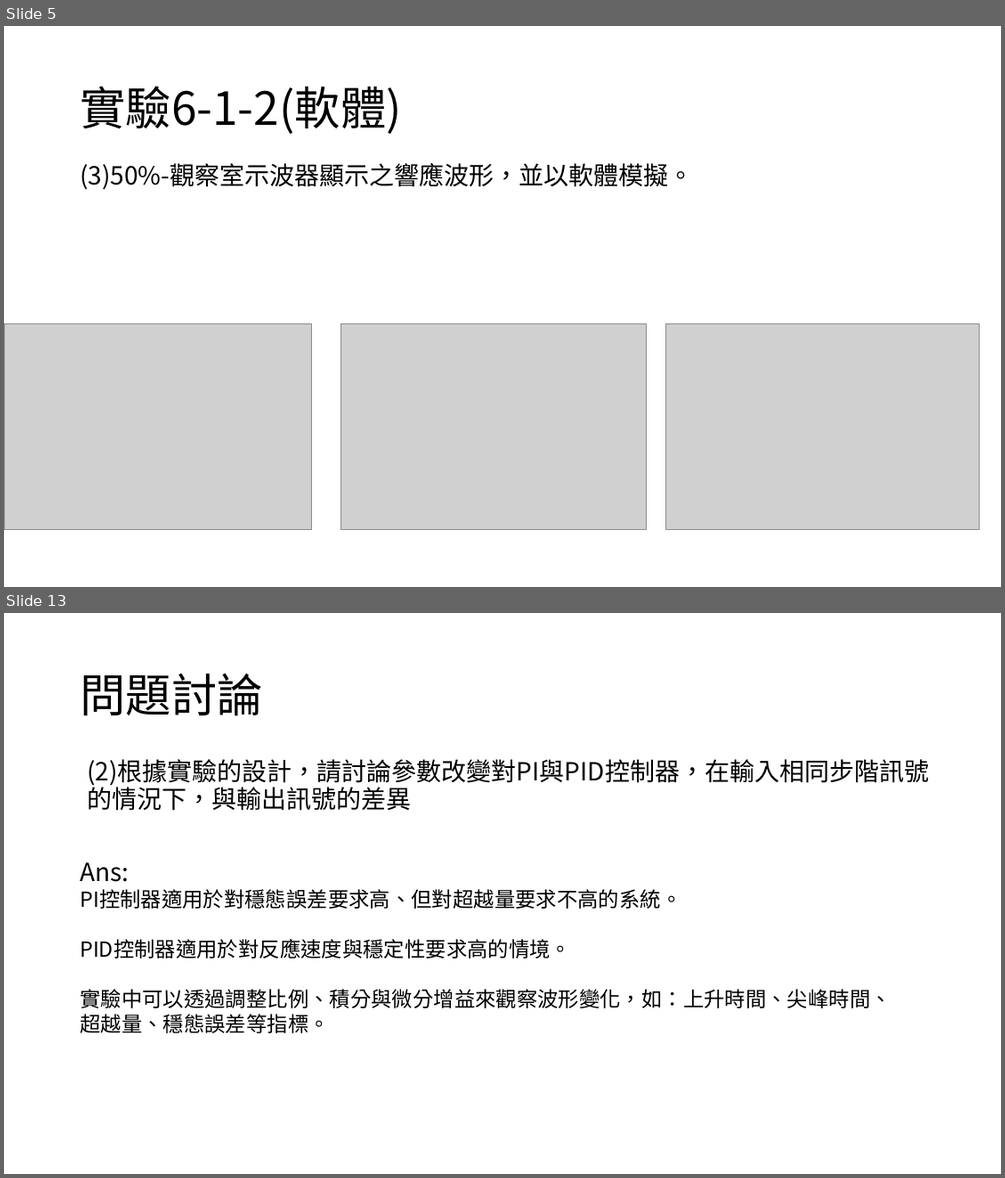
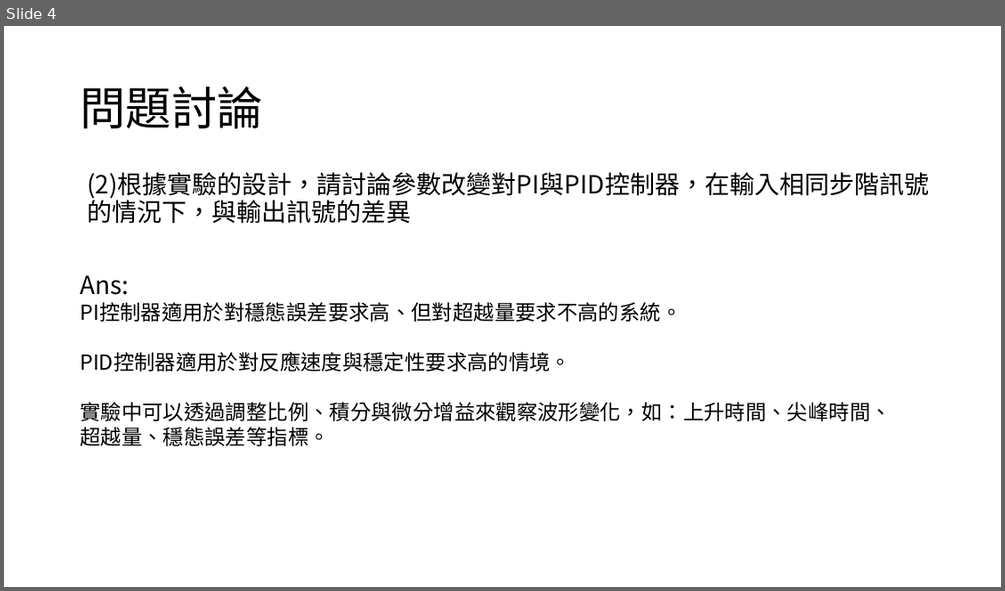
Before and after one commit to yeyi58095/control_lab, a slide deck: 實驗七/presentation/實驗七_第二組_葉彥辰_郭亮佑_蘇昱嘉.pptx. Shown one above the other, each under a label of ours: slides 5 and 13 before the commit, slide 4 after it; the slides between them are not shown. The pictures are 1005x1178 and 1005x591 pixels, drawn with LibreOffice and Linux fonts; fonts in the diff are those of the drawing; grey boxes stand for pictures. Boxes give left, top, right and bottom in pixels: in the first picture for what was removed or moved away, otherwise in the second. Text is boxed around its words. In the diff, an @@ line names an element or a change of style, - is before the commit and + after.

```diff
--- a/實驗七/presentation/實驗七_第二組_葉彥辰_郭亮佑_蘇昱嘉.pptx
+++ b/實驗七/presentation/實驗七_第二組_葉彥辰_郭亮佑_蘇昱嘉.pptx
@@ slide 5 removed at [4,26,1001,587], background #FFFFFF @@
@@ title removed at [80,86,401,134] @@
-實驗6-1-2(軟體)
@@ text removed at [80,163,693,190] @@
-(3)50%-觀察室示波器顯示之響應波形，並以軟體模擬。
@@ picture removed at [4,323,311,530] @@
@@ picture removed at [340,323,647,530] @@
@@ picture removed at [666,323,979,530] @@
@@ what was slide 13 is now slide 4 @@
```
Also in this commit, not shown: 3 slides changed, 8 other slides removed.
